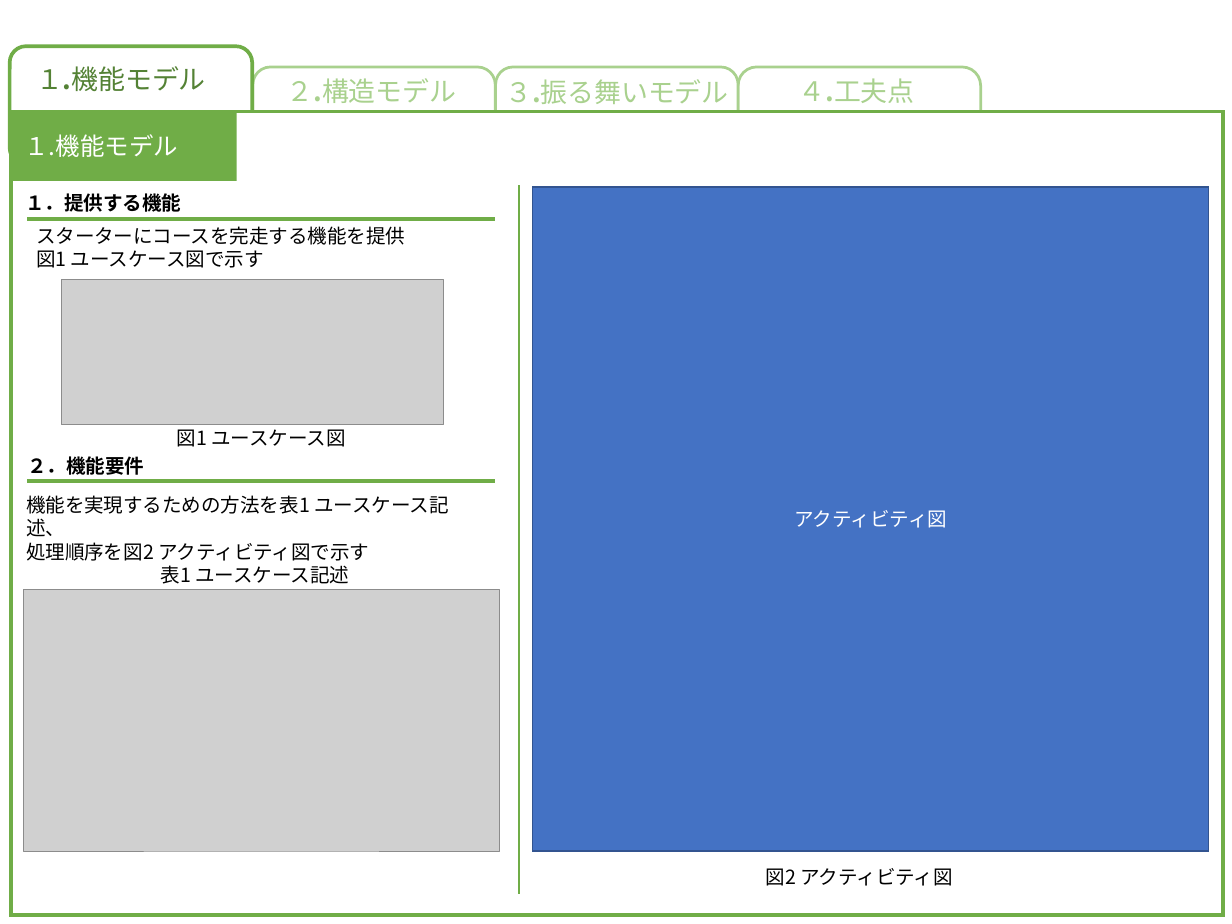
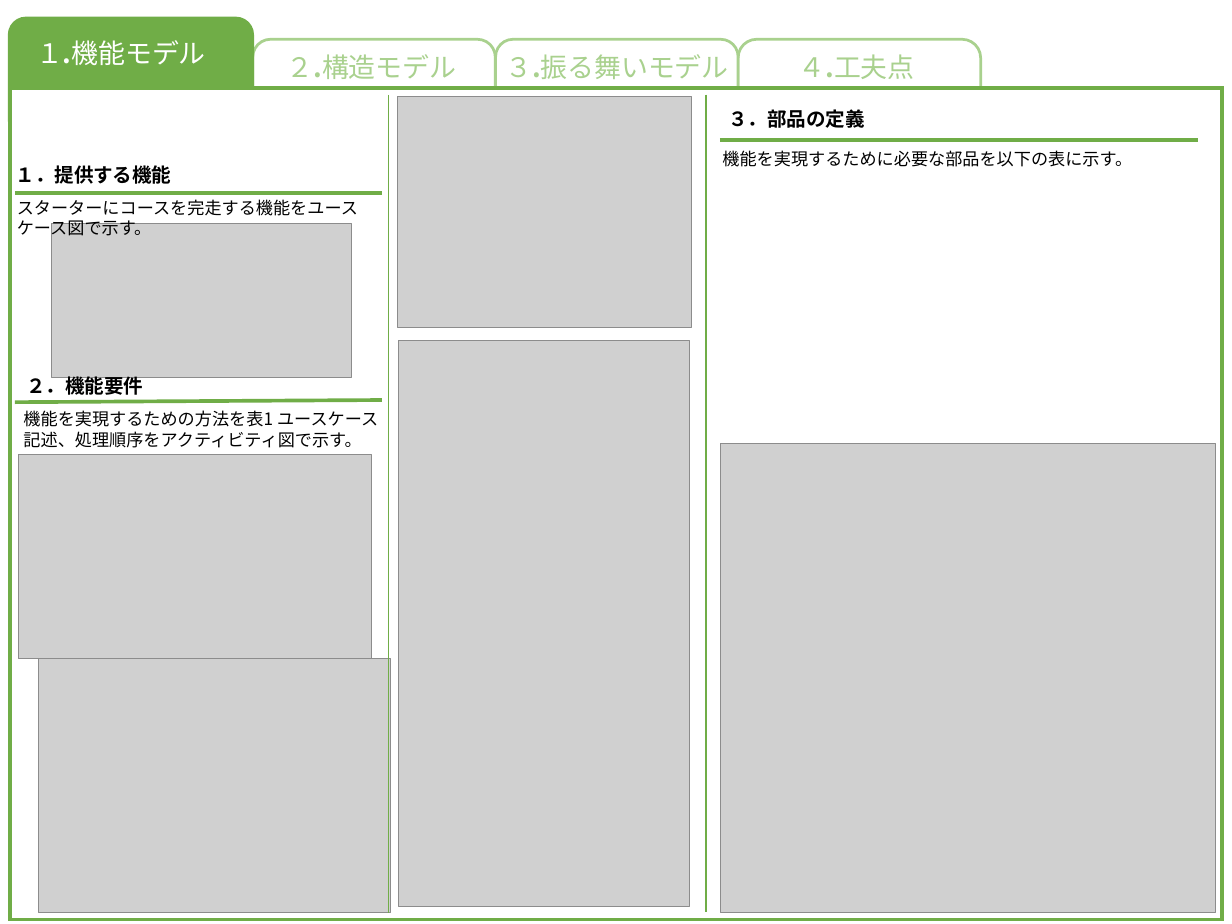
Before and after one commit to akita-lab-2019/model, a slide deck: slide 2 of model_file_template_primary.pptx. Drawn at 1232x924 pixels with LibreOffice and Linux fonts; fonts in the diff are those of the drawing; grey boxes stand for pictures. Boxes give left, top, right and bottom in pixels: in the first picture for what was removed or moved away, otherwise in the second. Text is boxed around its words. In the diff, an @@ line names an element or a change of style, - is before the commit and + after.

```diff
--- a/model_file_template_primary.pptx
+++ b/model_file_template_primary.pptx
@@ rounded rectangle: place and size @@
-rounded rectangle at (10,47,253,165)
+rounded rectangle at (10,18,253,136)
@@ rounded rectangle at (10,18,253,136): fill #FFFFFF to #70AD47 @@
@@ text "１.機能モデル" at (36,40,206,65): text colour #548235 to #FFFFFF @@
@@ 4 texts, 3 rounded rectangles: place and size @@
-4 texts, 3 rounded rectangles at (36,66,981,199)
+4 texts, 3 rounded rectangles at (36,40,981,172)
@@ rectangle: place and size @@
-rectangle at (11,112,1223,915)
+rectangle at (10,88,1222,920)
@@ rectangle removed at (11,112,237,181) @@
@@ line moved from (519, 185) - (519, 894) to (388, 95) - (388, 913) @@
@@ picture added at (398,96,692,327) @@
@@ line added from (706, 95) to (706, 913), #70AD47 1 pt @@
@@ text added at (728,109,864,128), 16 pt, text #000000, bold @@
+３．部品の定義
@@ text removed at (24,134,178,157) @@
-１.機能モデル
@@ line added from (720, 140) to (1198, 140), #70AD47 3 pt @@
@@ text "１．提供する機能": place and size @@
-text "１．提供する機能" at (25,193,181,212)
+text "１．提供する機能" at (16,165,172,184)
@@ text added at (722,150,1132,167), 14 pt, text #000000 @@
+機能を実現するために必要な部品を以下の表に示す。
@@ line moved from (27, 219) - (495, 219) to (15, 193) - (382, 193) @@
@@ text at (17,199,358,240): text changed; size 16 to 14 pt @@
-スターターにコースを完走する機能を提供
-図1 ユースケース図で示す
+スターターにコースを完走する機能をユースケース図で示す。
@@ rectangle removed at (533,187,1209,851) @@
-アクティビティ図
@@ picture added at (52,224,351,378) @@
@@ picture removed at (61,280,443,425) @@
@@ picture added at (399,341,689,906) @@
@@ text "２．機能要件": place and size @@
-text "２．機能要件" at (27,456,144,475)
+text "２．機能要件" at (26,373,143,395)
@@ line moved from (27, 481) - (495, 481) to (15, 402) - (382, 400) @@
@@ text at (23,410,378,448): text changed; size 16 to 14 pt @@
-機能を実現するための方法を表1 ユースケース記述、
-処理順序を図2 アクティビティ図で示す
+機能を実現するための方法を表1 ユースケース記述、処理順序をアクティビティ図で示す。
@@ text removed at (177,424,345,447) @@
-図1 ユースケース図
@@ picture added at (721,444,1215,913) @@
@@ picture added at (18,455,371,659) @@
@@ text removed at (161,565,349,584) @@
-表1 ユースケース記述
@@ picture removed at (23,590,499,851) @@
@@ picture added at (38,658,391,912) @@
@@ text removed at (766,868,953,886) @@
-図2 アクティビティ図
```
Also in this commit, not shown: 4 other slides changed, 1 other file.
